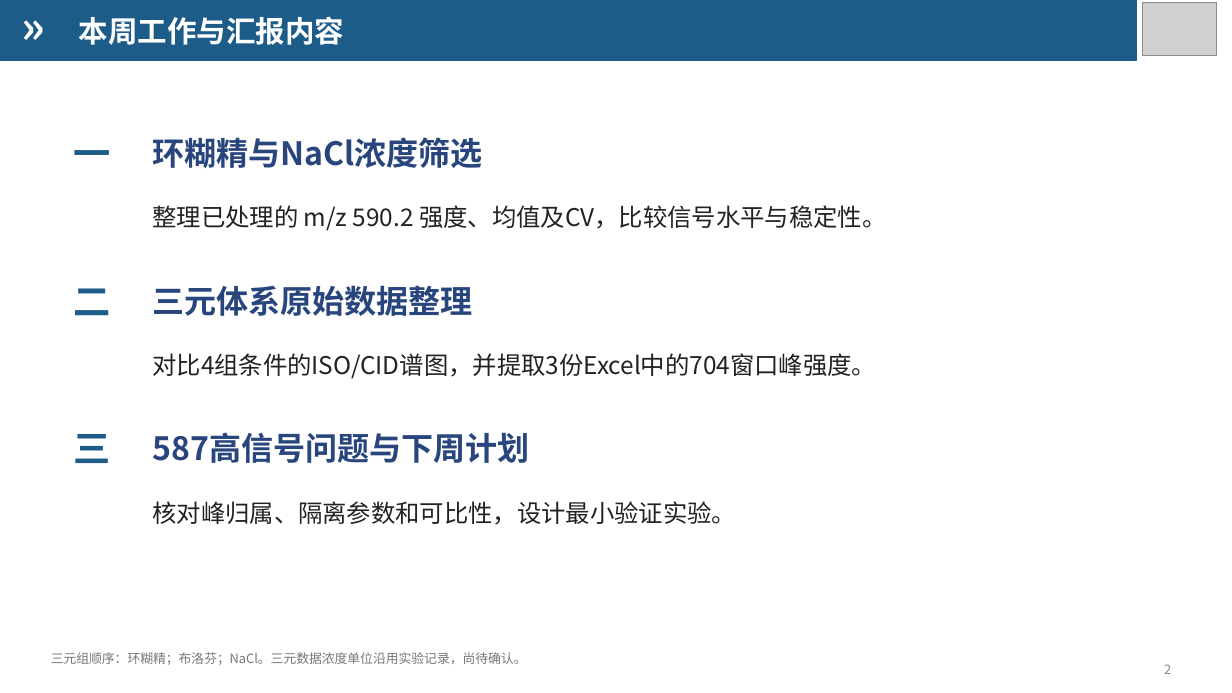
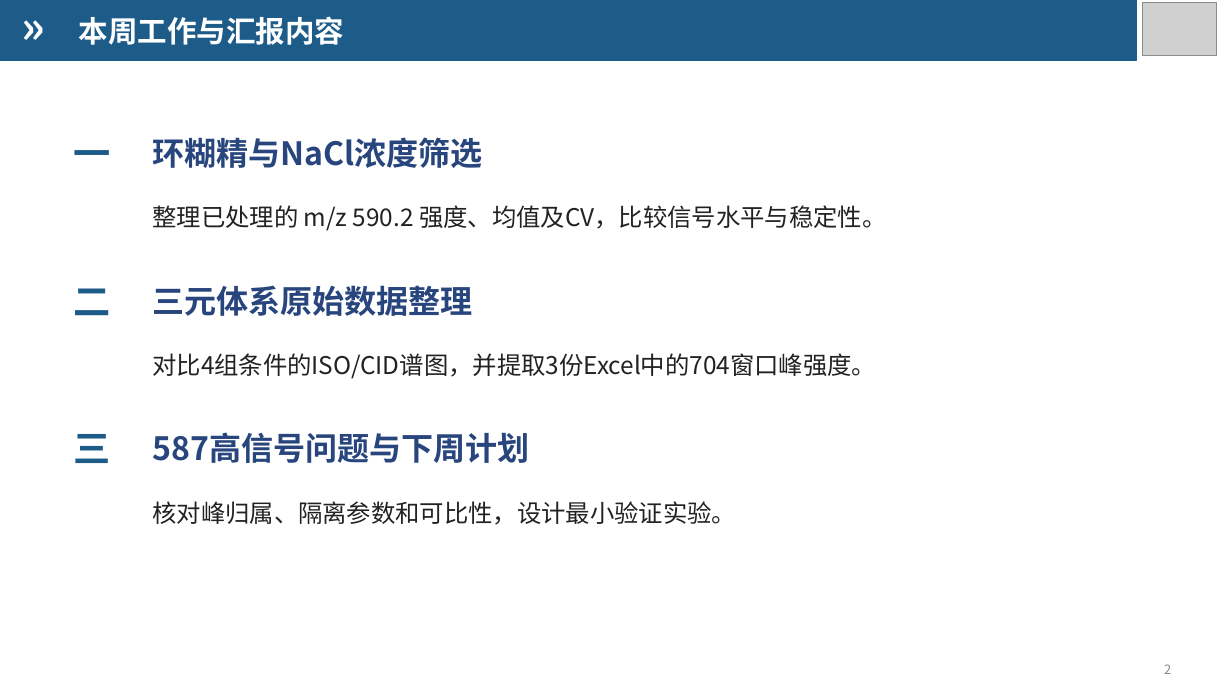
Before and after one commit to yy8jiuk25m23/ppt-skills, a slide deck: slide 2 of reports/weekly-report-draft/weekly-report.pptx. Drawn at 1232x693 pixels with LibreOffice and Linux fonts; fonts in the diff are those of the drawing; grey boxes stand for pictures. Boxes give left, top, right and bottom in pixels: in the first picture for what was removed or moved away, otherwise in the second. Text is boxed around its words. In the diff, an @@ line names an element or a change of style, - is before the commit and + after.

```diff
--- a/reports/weekly-report-draft/weekly-report.pptx
+++ b/reports/weekly-report-draft/weekly-report.pptx
@@ text removed at (51,652,527,665) @@
-三元组顺序：环糊精；布洛芬；NaCl。三元数据浓度单位沿用实验记录，尚待确认。
```
Also in this commit, not shown: 5 other slides changed, 1 slide added, 4 slides removed, 1 other file.
